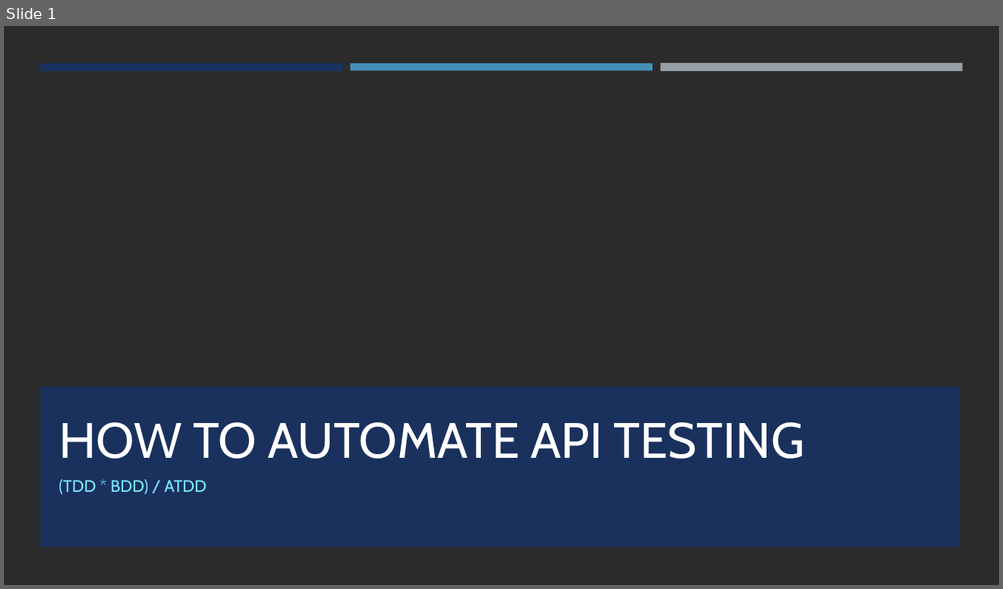
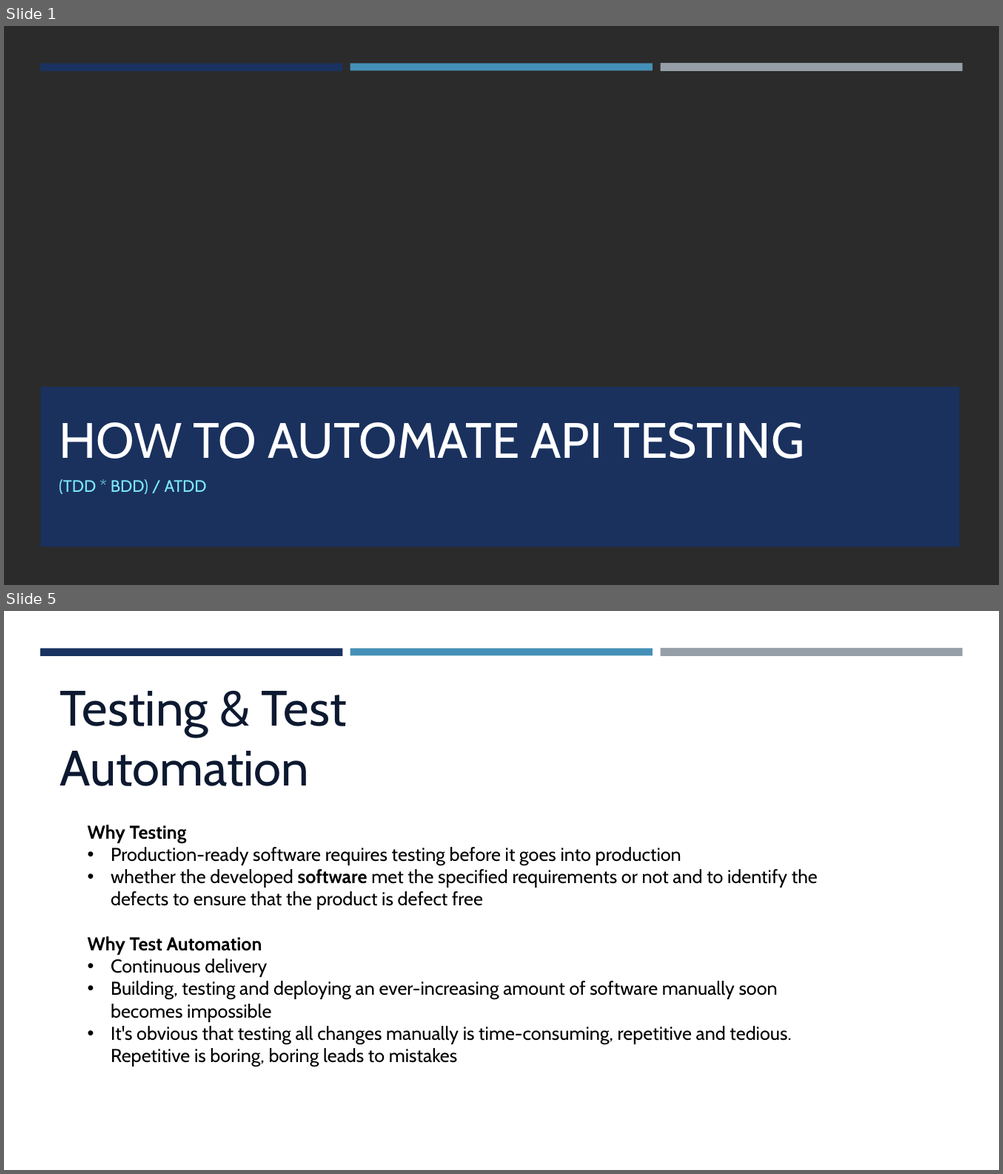
Before and after one commit to jkcpavan/coreTDD, a slide deck: How to Automate API Testing.pptx. Shown one above the other, each under a label of ours: slide 1 before the commit, slides 1 and 5 after it; the slides between them are not shown. The pictures are 1003x589 and 1003x1174 pixels, drawn with LibreOffice and Linux fonts; fonts in the diff are those of the drawing; background and template pictures are left out; a plain dark background stands for a picture behind light text. Boxes give left, top, right and bottom in pixels: in the first picture for what was removed or moved away, otherwise in the second. Text is boxed around its words. In the diff, an @@ line names an element or a change of style, - is before the commit and + after.

Commit message:
ppt Update

```diff
--- a/How to Automate API Testing.pptx
+++ b/How to Automate API Testing.pptx
@@ slide 5 added at (4, 611, 999, 1170), background #FFFFFF @@
@@ rectangle added at (40, 648, 343, 655), fill #1A3260 @@
@@ rectangle added at (350, 648, 652, 655), fill #4590B8 @@
@@ rectangle added at (660, 648, 962, 657), fill #969FA7 @@
@@ text added at (60, 691, 346, 786), 48 pt, text #0D1930 @@
+Testing & Test Automation
@@ text added at (88, 825, 817, 1067), 18 pt, text #000000 @@
+Why Testing
+• Production-ready software requires testing before it goes into production
+• whether the developed software met the specified requirements or not and to identify the defects to ensure that the product is defect free
+Why Test Automation
+• Continuous delivery
+• Building, testing and deploying an ever-increasing amount of software manually soon becomes impossible
+• It's obvious that testing all changes manually is time-consuming, repetitive and tedious. Repetitive is boring, boring leads to mistakes
```
Also in this commit, not shown: 12 other slides added, 4 slides removed.
